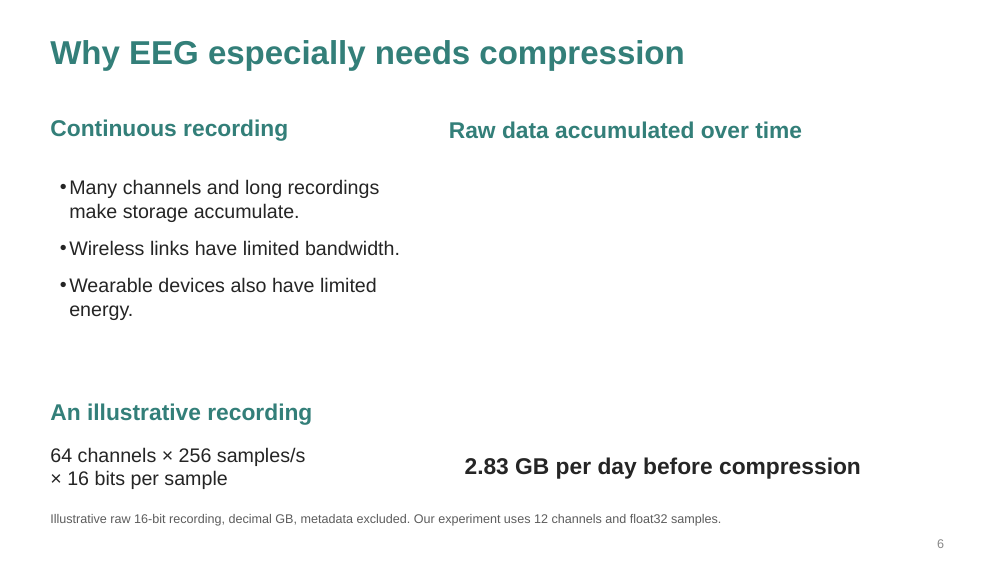
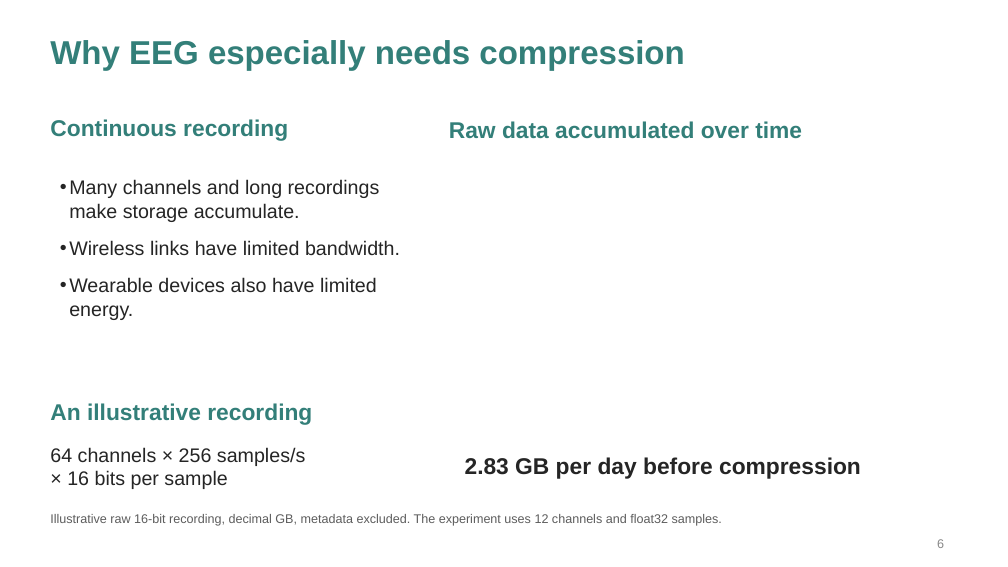
Before and after one commit to Deb044/DataCompression, a slide deck: slide 6 of output/presentation/every-bit-of-the-brain.pptx. Drawn at 1008x567 pixels with LibreOffice and Linux fonts; fonts in the diff are those of the drawing. Boxes give left, top, right and bottom in pixels: in the first picture for what was removed or moved away, otherwise in the second. Text is boxed around its words. In the diff, an @@ line names an element or a change of style, - is before the commit and + after.

```diff
--- a/output/presentation/every-bit-of-the-brain.pptx
+++ b/output/presentation/every-bit-of-the-brain.pptx
@@ text at [50,514,722,526]: text changed @@
-Illustrative raw 16-bit recording, decimal GB, metadata excluded. Our experiment uses 12 channels and float32 samples.
+Illustrative raw 16-bit recording, decimal GB, metadata excluded. The experiment uses 12 channels and float32 samples.
```
Also in this commit, not shown: 11 other slides changed, 5 other files.
